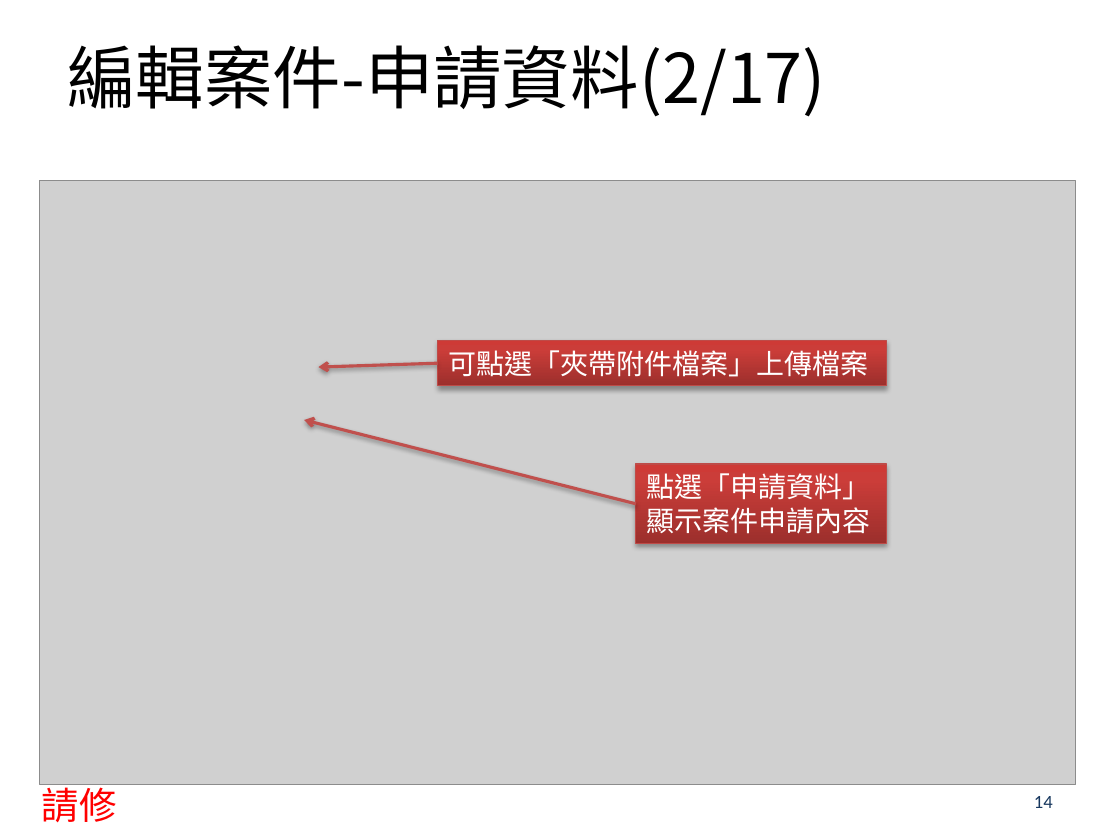
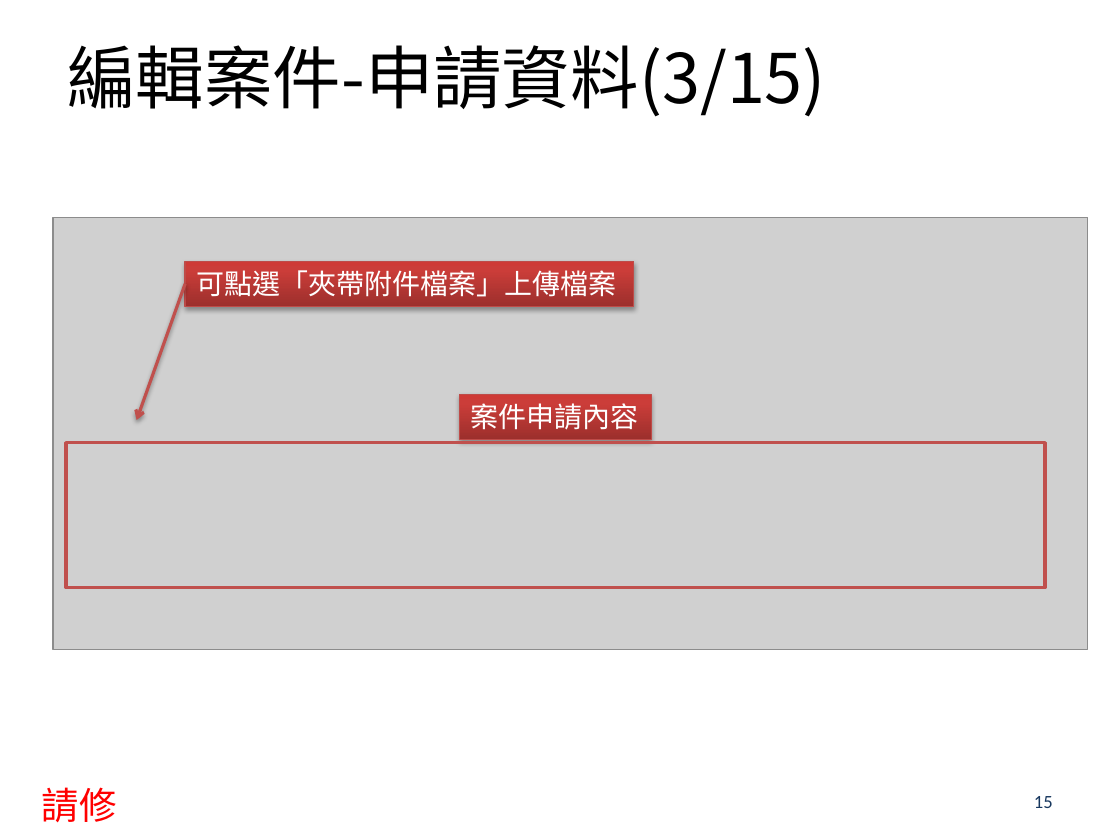
Before and after one commit to airball91327/BMEDSys, a slide deck: slide 15 of EDIS/EDIS/wwwroot/Files/Manual/BMED_EngManual.pptx (slide 14 before the commit). Drawn at 1120x840 pixels with LibreOffice and Linux fonts; fonts in the diff are those of the drawing; grey boxes stand for pictures; background and template pictures are left out. Boxes give left, top, right and bottom in pixels: in the first picture for what was removed or moved away, otherwise in the second. Text is boxed around its words. In the diff, an @@ line names an element or a change of style, - is before the commit and + after.

```diff
--- a/EDIS/EDIS/wwwroot/Files/Manual/BMED_EngManual.pptx
+++ b/EDIS/EDIS/wwwroot/Files/Manual/BMED_EngManual.pptx
@@ title at [67,45,826,117]: text changed @@
-編輯案件-申請資料(2/17)
+編輯案件-申請資料(3/15)
@@ picture: place and size @@
-picture at [39,180,1075,784]
+picture at [53,217,1088,650]
@@ rectangle "可點選「夾帶附件檔案」上傳檔案": place and size @@
-rectangle "可點選「夾帶附件檔案」上傳檔案" at [438,340,887,385]
+rectangle "可點選「夾帶附件檔案」上傳檔案" at [185,261,634,306]
@@ arrow moved from (438, 363) - (318, 367) to (185, 283) - (137, 420) @@
@@ rectangle "案件申請內容": place and size @@
-rectangle "案件申請內容" at [636,464,887,543]
+rectangle "案件申請內容" at [459,394,651,439]
@@ text in rectangle at [471,403,639,430]: text changed @@
-點選「申請資料」
-顯示案件申請內容
+案件申請內容
@@ rectangle added at [66,442,1045,587], outline #C0504D 2 pt @@
@@ arrow removed from (636, 504) to (305, 420) @@
@@ page number at [1034,796,1053,808]: text changed @@
-14
+15
```
Also in this commit, not shown: 31 other slides changed, 4 slides added, 7 slides removed, 7 other files.
